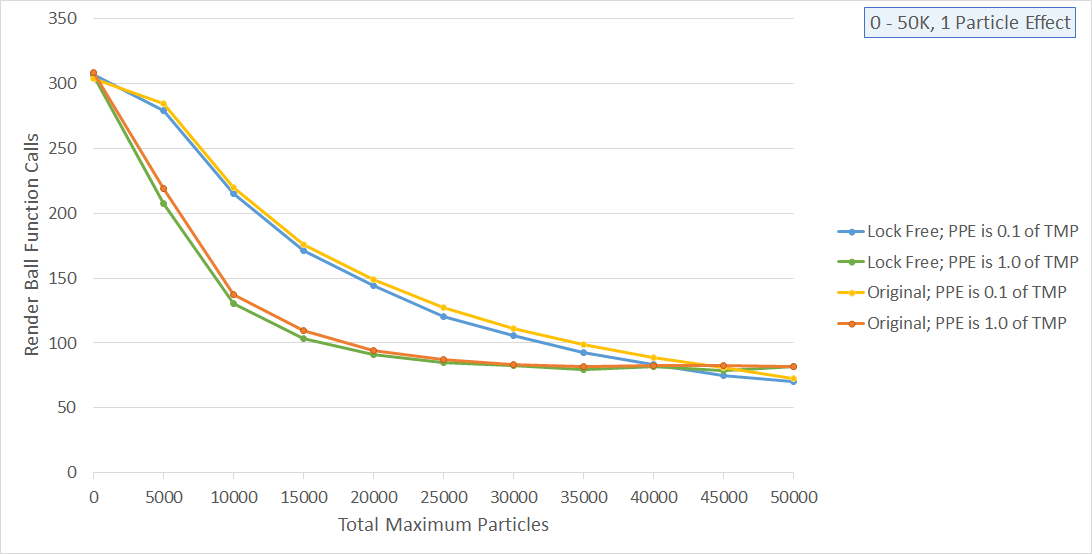
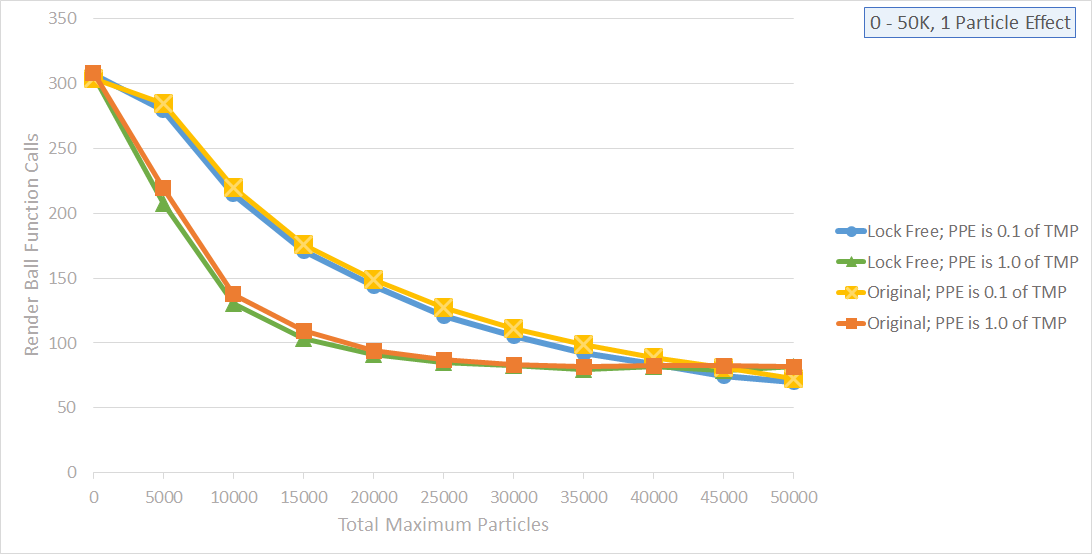
The second 1092px x 554px image is a revision of the first. Changes to its layers:
added layer "Layer 2" above "Layer 1" over [23,12,1079,531]
